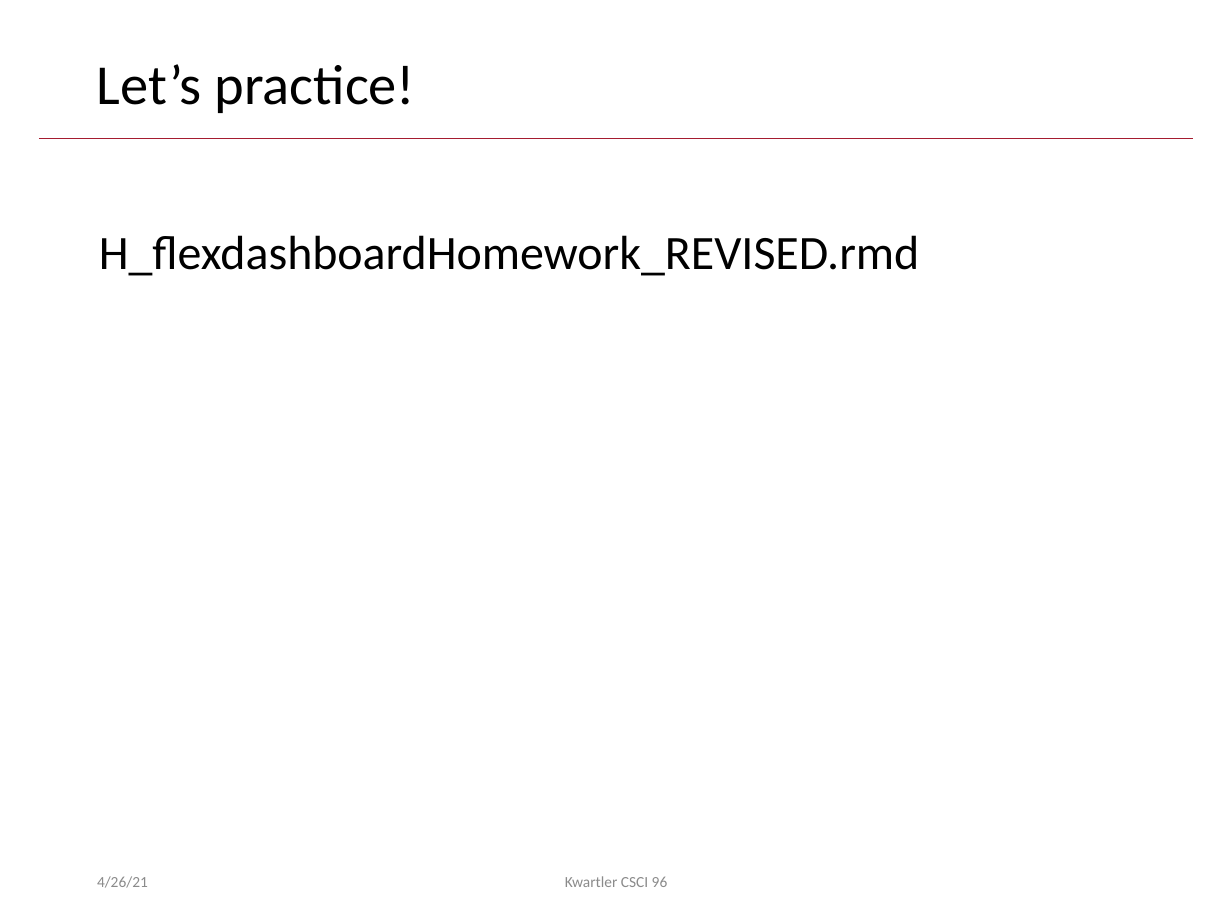
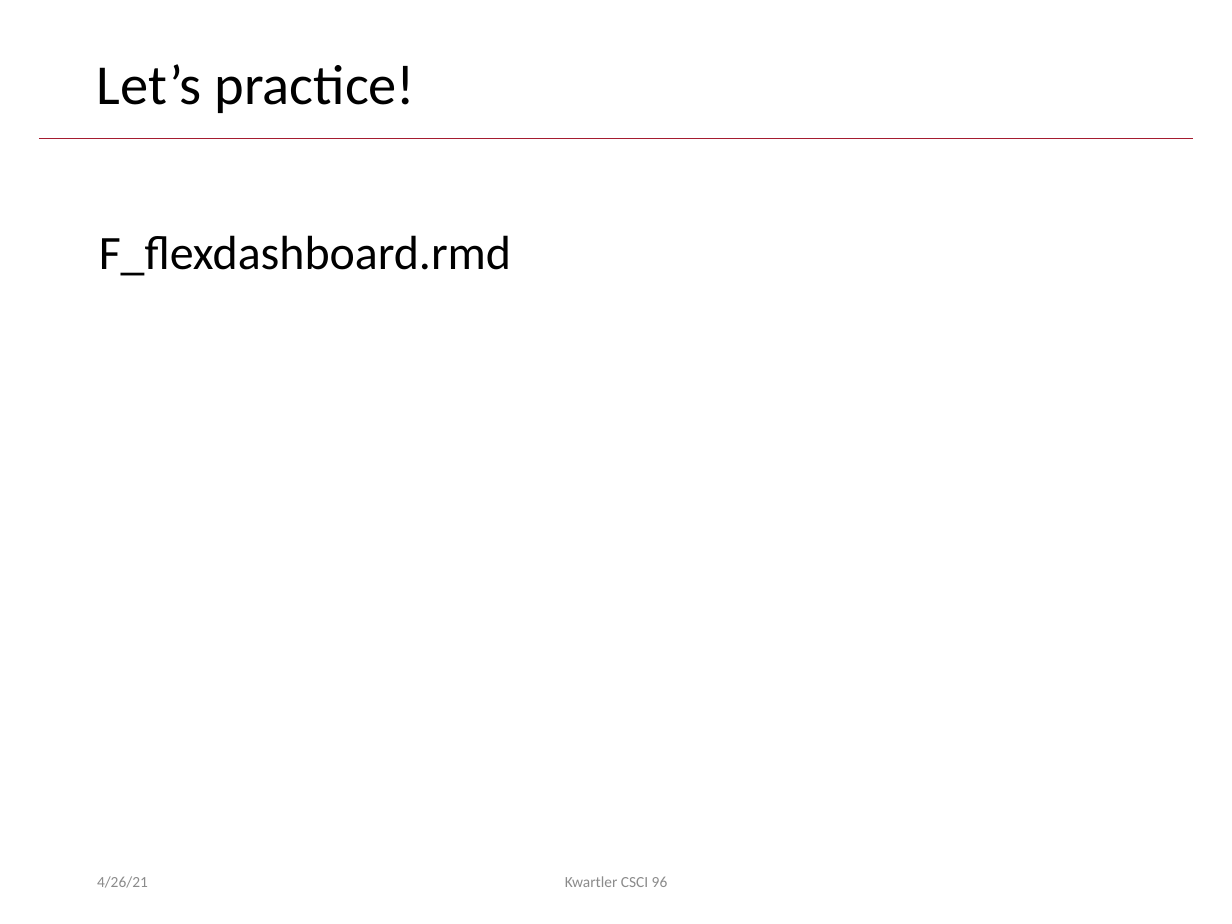
Before and after one commit to kwartler/Harvard_DataMining_Business_Student, a slide deck: slide 9 of Lessons/L_APIs_webscraping_dashboarding/dashboards.pptx. Drawn at 1232x924 pixels with LibreOffice and Linux fonts; fonts in the diff are those of the drawing; background and template pictures are left out. Boxes give left, top, right and bottom in pixels: in the first picture for what was removed or moved away, otherwise in the second. Text is boxed around its words. In the diff, an @@ line names an element or a change of style, - is before the commit and + after.

```diff
--- a/Lessons/L_APIs_webscraping_dashboarding/dashboards.pptx
+++ b/Lessons/L_APIs_webscraping_dashboarding/dashboards.pptx
@@ text at (99,235,511,276): text changed @@
-H_flexdashboardHomework_REVISED.rmd
+F_flexdashboard.rmd
```
Also in this commit, not shown: 1 other slide changed, 1 other file.
